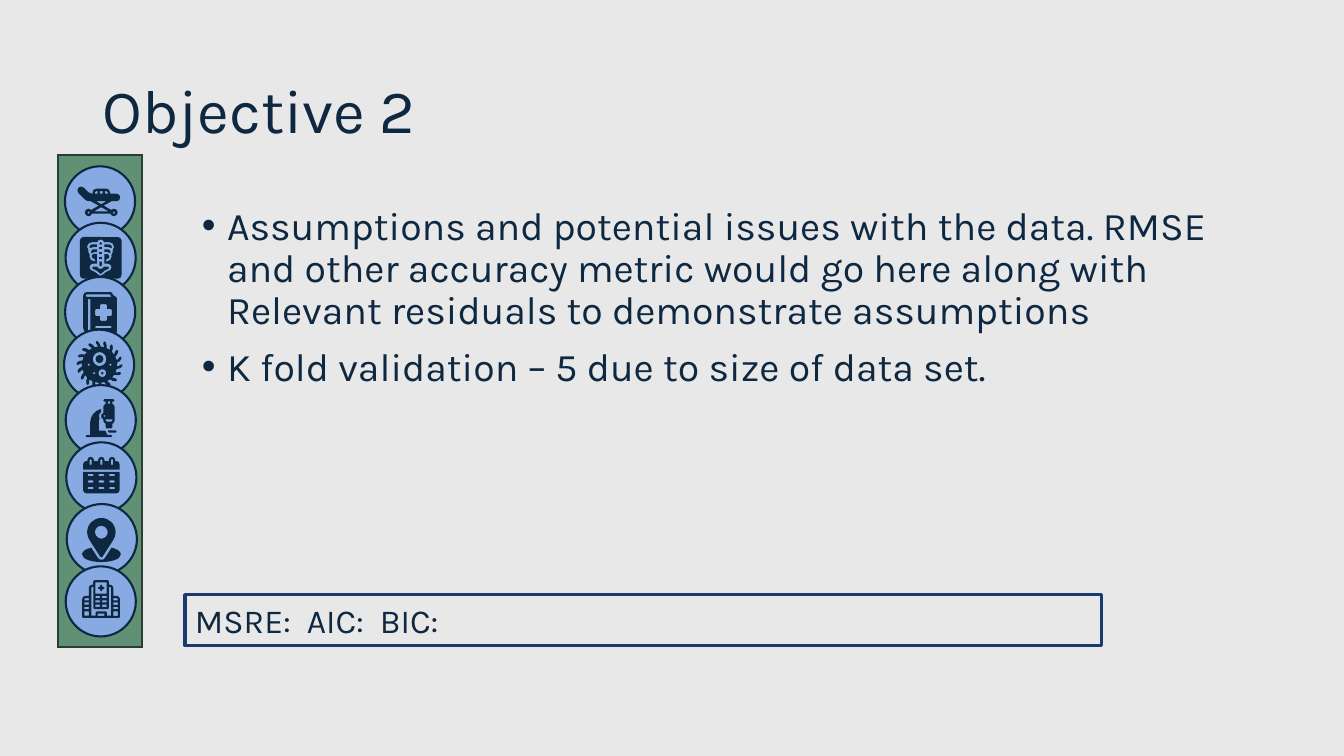
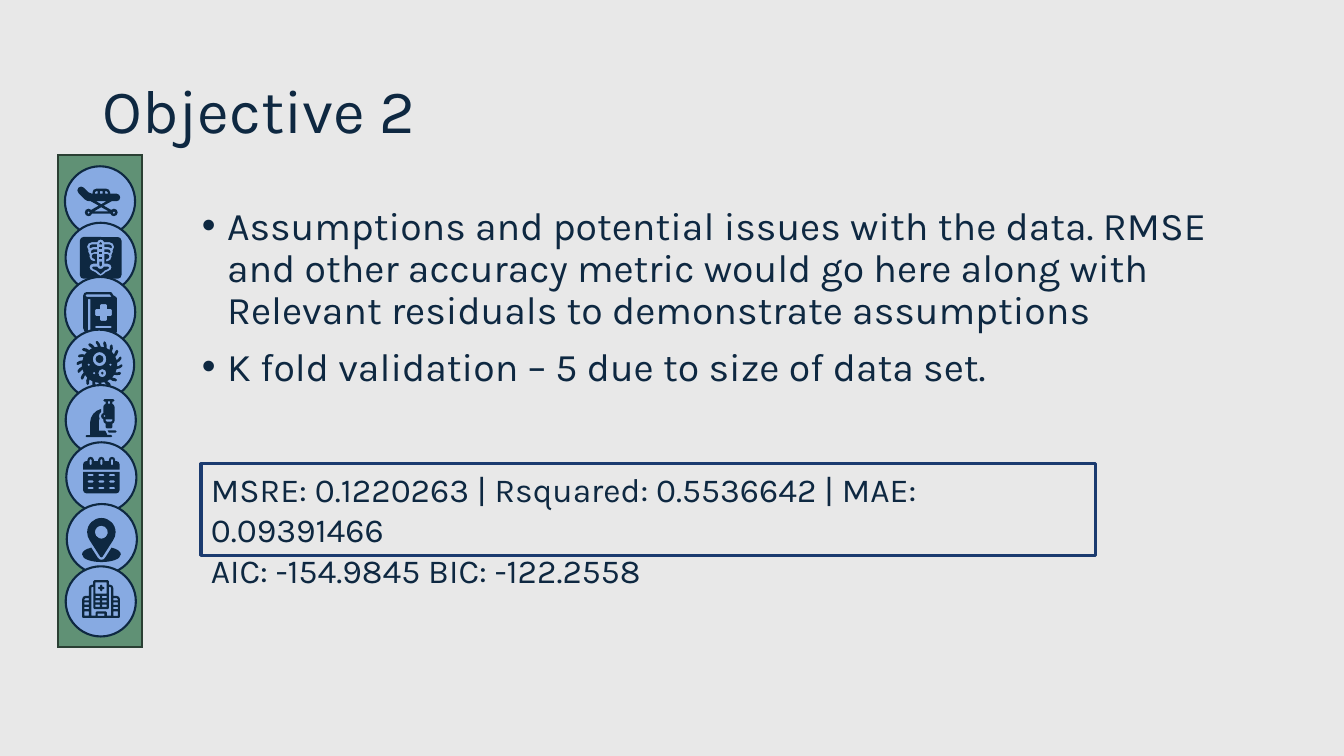
Before and after one commit to Payday4/Hospitalization_stays, a slide deck: slide 19 of medical data WIP.pptx (slide 18 before the commit). Drawn at 1344x756 pixels with LibreOffice and Linux fonts; fonts in the diff are those of the drawing. Boxes give left, top, right and bottom in pixels: in the first picture for what was removed or moved away, otherwise in the second. Text is boxed around its words. In the diff, an @@ line names an element or a change of style, - is before the commit and + after.

```diff
--- a/medical data WIP.pptx
+++ b/medical data WIP.pptx
@@ rectangle "MSRE: 0.1220263 | Rsquared: 0.5536642 ...": place and size @@
-rectangle "MSRE: 0.1220263 | Rsquared: 0.5536642 ..." at (186, 595, 1102, 645)
+rectangle "MSRE: 0.1220263 | Rsquared: 0.5536642 ..." at (201, 464, 1096, 556)
@@ text in rectangle at (211, 479, 916, 584): text changed @@
-MSRE: AIC: BIC:
+MSRE: 0.1220263 | Rsquared: 0.5536642 | MAE: 0.09391466
+AIC: -154.9845 BIC: -122.2558
```
Also in this commit, not shown: 4 other slides changed, 1 slide added, 15 slides removed.
